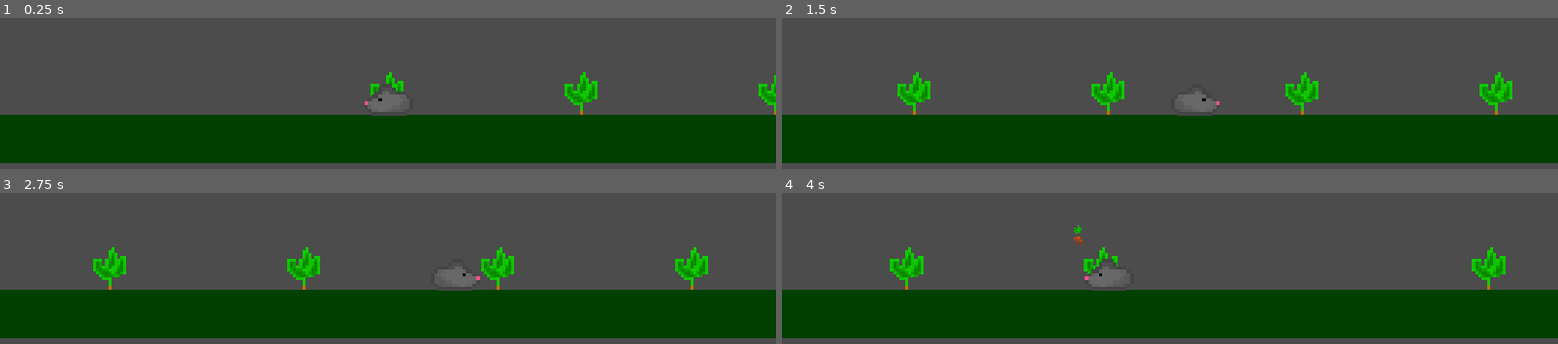
Above: before the commit, frames 1-4 (two rows, left to right).
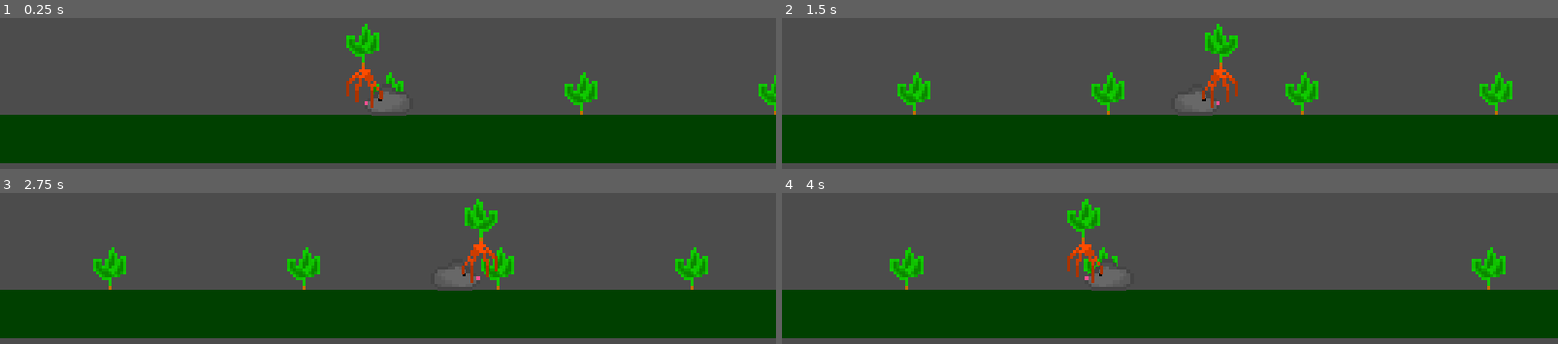
Above: after the commit, the same moments.

Repository: EndersteveGamer/GGJ-2023
Game: Godot game, scene res://Scene/Game.tscn
The game is run twice, just before and just after one commit, with the same random seed, the same clock (stepped at 60 frames per second) and the same inputs.
Inputs:
- Up to frame 1 (0.25 s): no input
- Up to frame 2 (1.5 s): tap Enter at 0.5 s; hold Right (ui_right) 0.53-1.28 s; hold Down (ui_down) from 1.28 s (still down)
- Up to frame 3 (2.75 s): release Down (ui_down) at 2.03 s; hold Right (ui_right) from 2.03 s (still down)
- Up to frame 4 (4 s): release Right (ui_right) at 2.78 s; hold Up (ui_up) 2.78-3.53 s; hold Left (ui_left) from 3.53 s (still down)

The runs differ from the first frame. In frame 1, 1.0% of the frame differs, in the area x 44-50%, y 3-60%; in frame 2, 1.0%; in frame 3, 1.0%; in frame 4, 1.0%, in the area x 36-42%, y 3-60%.

Commit message:
Grabbed plant size fix

Diff:
--- a/The Other Godot Project/Scene/Rat.tscn
+++ b/The Other Godot Project/Scene/Rat.tscn
@@ -1,7 +1,8 @@
-[gd_scene load_steps=4 format=2]
+[gd_scene load_steps=5 format=2]
 
 [ext_resource path="res://Sprite/Side Rat.png" type="Texture" id=1]
 [ext_resource path="res://Script/Rat.gd" type="Script" id=2]
+[ext_resource path="res://Sprite/Plantier plant.png" type="Texture" id=3]
 
 [sub_resource type="RectangleShape2D" id=1]
 extents = Vector2( 32, 32 )
@@ -24,8 +25,10 @@
 shape = SubResource( 1 )
 
 [node name="Grabbed" type="Sprite" parent="Grab"]
-position = Vector2( 41, -39 )
+position = Vector2( 32, -32 )
+scale = Vector2( 4, 4 )
 z_index = 2
+texture = ExtResource( 3 )
 
 [connection signal="area_entered" from="Grab" to="." method="_on_Grab_area_entered"]
 [connection signal="area_exited" from="Grab" to="." method="_on_Grab_area_exited"]
--- a/The Other Godot Project/Script/Plant.gd
+++ b/The Other Godot Project/Script/Plant.gd
@@ -12,6 +12,7 @@
 var decay=0
 var dead=false
 
+# time in seconds
 export var timeToGrow=30
 export var timeToDecay=5
 export var timeToCry=2
--- a/The Other Godot Project/Script/Rat.gd
+++ b/The Other Godot Project/Script/Rat.gd
@@ -66,10 +66,10 @@
 
 	# Move plant based on orientation
 	if facing:
-		grabbed.position.x = 41
+		grabbed.position.x = 32
 		grabbed.flip_h = true
 	else:
-		grabbed.position.x = -41
+		grabbed.position.x = -32
 		grabbed.flip_h = false
 
 	# Move Rat
